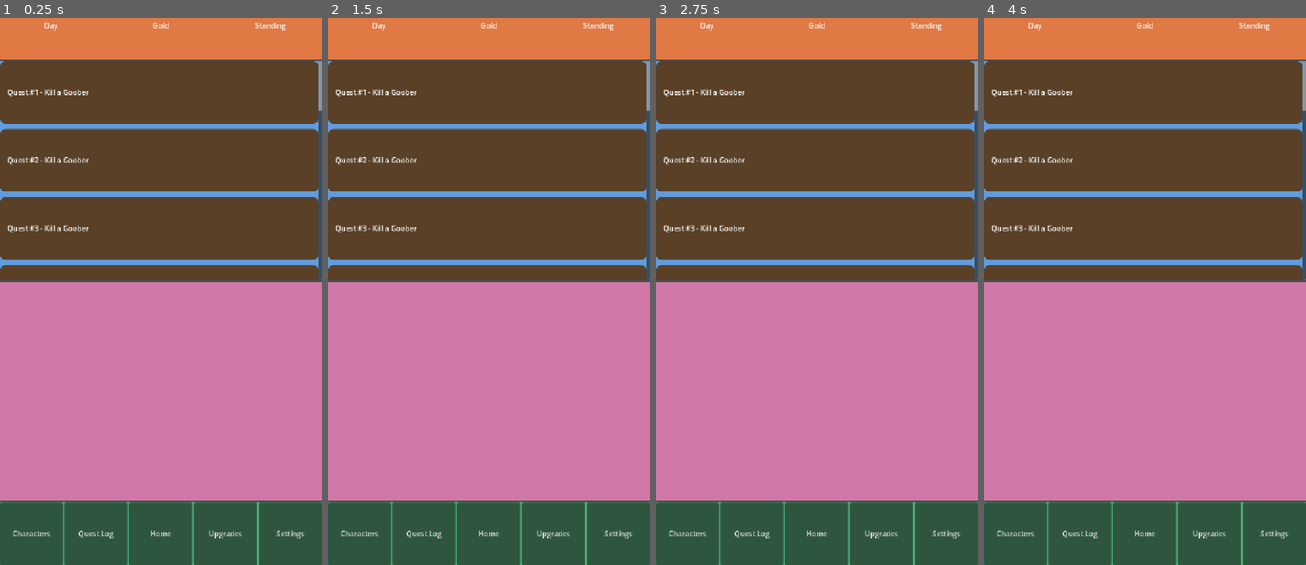
Above: before the commit, frames 1-4 (left to right).
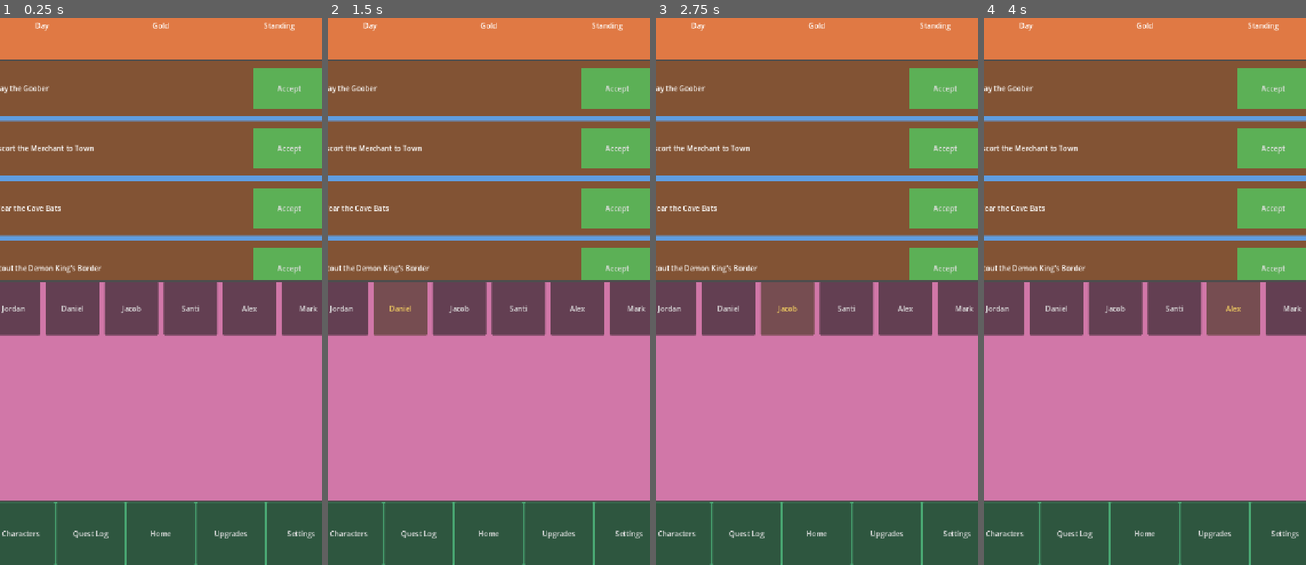
Above: after the commit, the same moments.

Repository: ActuallySanta/Fantasy-Guild-Manager
Game: Godot game, scene res://Scenes/UI/home_ui_prototype.tscn
Two runs of this game, one before a commit and one after it. Both use one fixed random seed, a clock stepped at 60 frames per second and the inputs below. This scene is started directly instead of the project's main scene.
Inputs (mouse positions are in pixels of both pictures, inside the frame that each line leads up to):
- Up to frame 1 (0.25 s): no input
- Up to frame 2 (1.5 s): click (340, 307) at 0.5 s, where only the run after the commit has a clickable "Jordan"; click (398, 307) at 1.25 s, where only the run after the commit has a clickable "Daniel"
- Up to frame 3 (2.75 s): click (788, 307) at 2 s, where only the run after the commit has a clickable "Jacob"
- Up to frame 4 (4 s): click (1173, 307) at 2.75 s, where only the run after the commit has a clickable "Santi"; click (1235, 307) at 3.5 s, where only the run after the commit has a clickable "Alex"

The runs differ from the first frame. In frame 1, 50% of the frame differs, in the area x 0-100%, y 0-100%; in frame 2, 50%; in frame 3, 50%; in frame 4, 50%.

Commit message:
first iteration of being able to accept and assign characters in the UI

Diff:
--- a/Scenes/UI/home_ui_prototype.tscn
+++ b/Scenes/UI/home_ui_prototype.tscn
@@ -1,6 +1,9 @@
 [gd_scene format=3 uid="uid://dq7cb1c5woaat"]
 
-[ext_resource type="Script" uid="uid://bhe1jngvui4kr" path="res://Scripts/Test Scripts/test_quests.gd" id="1_dh3ed"]
+[ext_resource type="Script" uid="uid://cmlplktrs1fb0" path="res://Scripts/UI/quest_list.gd" id="1_prqkl"]
+[ext_resource type="PackedScene" uid="uid://cawb7mk4rfspb" path="res://Scenes/UI/quest_card.tscn" id="2_xsnmc"]
+[ext_resource type="Script" uid="uid://djvjacwit4hlu" path="res://Scripts/UI/char_roster.gd" id="3_oscj5"]
+[ext_resource type="PackedScene" uid="uid://dpm6emiryhpli" path="res://Scenes/UI/character_button.tscn" id="4_brb4x"]
 
 [sub_resource type="StyleBoxFlat" id="StyleBoxFlat_g4v7s"]
 bg_color = Color(0.87635714, 0.47655976, 0.26507115, 1)
@@ -76,7 +79,8 @@
 layout_mode = 2
 size_flags_horizontal = 3
 theme_override_constants/separation = 12
-script = ExtResource("1_dh3ed")
+script = ExtResource("1_prqkl")
+quest_card_scene = ExtResource("2_xsnmc")
 
 [node name="Roster" type="PanelContainer" parent="MarginContainer/VBoxContainer" unique_id=1362079796]
 layout_mode = 2
@@ -87,10 +91,12 @@
 layout_mode = 2
 horizontal_scroll_mode = 0
 
-[node name="CharList" type="VBoxContainer" parent="MarginContainer/VBoxContainer/Roster/RosterScroll" unique_id=160377349]
+[node name="CharList" type="HBoxContainer" parent="MarginContainer/VBoxContainer/Roster/RosterScroll" unique_id=699248054]
 layout_mode = 2
 size_flags_horizontal = 3
 theme_override_constants/separation = 12
+script = ExtResource("3_oscj5")
+character_button_scene = ExtResource("4_brb4x")
 
 [node name="NavBar" type="PanelContainer" parent="MarginContainer/VBoxContainer" unique_id=529664223]
 custom_minimum_size = Vector2(0, 140)
--- a/Scenes/UI/quest_card.tscn
+++ b/Scenes/UI/quest_card.tscn
@@ -1,6 +1,7 @@
 [gd_scene format=3 uid="uid://cawb7mk4rfspb"]
 
 [ext_resource type="Script" uid="uid://xg2v4wui5u2f" path="res://Scripts/UI/quest_card.gd" id="1_2l84y"]
+[ext_resource type="PackedScene" uid="uid://dg4nof6agukj8" path="res://Scenes/UI/character_slot.tscn" id="2_en17o"]
 
 [sub_resource type="StyleBoxFlat" id="StyleBoxFlat_g4v7s"]
 content_margin_left = 16.0
@@ -24,6 +25,7 @@
 size_flags_horizontal = 3
 theme_override_styles/panel = SubResource("StyleBoxFlat_g4v7s")
 script = ExtResource("1_2l84y")
+slot_scene = ExtResource("2_en17o")
 
 [node name="Columns" type="VBoxContainer" parent="." unique_id=176634260]
 layout_mode = 2
--- a/Scripts/UI/char_roster.gd
+++ b/Scripts/UI/char_roster.gd
@@ -1,11 +1,25 @@
-extends Node
-
+# fills the roster with buttons that act as character
+extends HBoxContainer
+@export var character_button_scene: PackedScene
 
 # Called when the node enters the scene tree for the first time.
 func _ready() -> void:
-	pass # Replace with function body.
+	if character_button_scene == null:
+		push_error("Roster: drag character_button.tscn into Character Button Scene in the Inspector.")
+		return
 
+	for character in _get_characters():
+		var button: CharacterButton = character_button_scene.instantiate()
+		add_child(button)	# add first
+		button.setup(character)		# fill data
 
-# Called every frame. 'delta' is the elapsed time since the previous frame.
-func _process(delta: float) -> void:
-	pass
+# placeholder character info
+func _get_characters() -> Array:
+	return [
+		{"name": "Jordan"},
+		{"name": "Daniel"},
+		{"name": "Jacob"},
+		{"name": "Santi"},
+		{"name": "Alex"},
+		{"name": "Mark"},
+	]
--- a/Scripts/UI/character_button.gd
+++ b/Scripts/UI/character_button.gd
@@ -1,11 +1,48 @@
+# single character thats in roster, player can either
+# drag or click to assign them to a quest
+class_name CharacterButton
 extends Button
 
+# variable to remember selected character
+# make sure its shared by every character button with static
+static var selected: CharacterButton = null
+
+# character data
+var character
 
 # Called when the node enters the scene tree for the first time.
 func _ready() -> void:
-	pass # Replace with function body.
+	pressed.connect(_on_pressed)
 
+# called by roster.gd after button is added to scene
+# fills in button with character data
+func setup(data) -> void:
+	character = data
+	text = str(character.get("name"))
 
-# Called every frame. 'delta' is the elapsed time since the previous frame.
-func _process(delta: float) -> void:
-	pass
+# Runs when player taps this character
+func _on_pressed() -> void:
+	if selected == self:
+		clear_selection()
+	else:
+		_select(self)
+
+# highlights button and remembers it as a selected one
+static func _select(button: CharacterButton) -> void:
+	clear_selection()
+	selected = button
+	selected.modulate = Color(1.0, 0.85, 0.4)
+
+# function to remove the highlights and clear selection
+static func clear_selection() -> void:
+	if selected and is_instance_valid(selected):
+		selected.modulate = Color.WHITE
+	selected = null
+
+# function calls when a player starts to drag this button
+func _get_drag_data(_at_position: Vector2) -> Variant:
+	var preview := Label.new()
+	preview.text = text
+	set_drag_preview(preview)
+	# if we use "type" it lets us reject anything that isnt a characcter
+	return {"type": "character", "character": character}
--- a/Scripts/UI/character_slot.gd
+++ b/Scripts/UI/character_slot.gd
@@ -1,11 +1,50 @@
+# creates the slot on the quest to add a character
+class_name CharacterSlot
 extends Button
 
+# send signal whenever slot changes
+signal changed(slot: CharacterSlot)
+
+# text for empty slot
+const EMPTY_TEXT = "+"
+
+# character currently in slot
+var character = null
 
 # Called when the node enters the scene tree for the first time.
 func _ready() -> void:
-	pass # Replace with function body.
+	# tag every slot so we can find them all later
+	add_to_group("character_slots")
+	pressed.connect(_on_pressed)
+
+# Runs when a player taps or clicks slot
+func _on_pressed() -> void:
+	if CharacterButton.selected:
+		# Assign selected character from roster here
+		assign(CharacterButton.selected.character)
+		CharacterButton.clear_selection()
+	elif character != null:
+		# if nothing is selected but slot if filled empty it
+		assign(null)
+
+# Godot asks this while something is dragged over the slot.
+# true = "you're allowed to drop that here."
+func _can_drop_data(_at_position: Vector2, data: Variant) -> bool:
+	return data is Dictionary and data.get("type") == "character"
 
 
-# Called every frame. 'delta' is the elapsed time since the previous frame.
-func _process(delta: float) -> void:
-	pass
+# Godot calls this when a valid drag is released over the slot.
+func _drop_data(_at_position: Vector2, data: Variant) -> void:
+	assign(data["character"])
+
+# function that actaully changes whats in the slot
+func assign (new_character) -> void:
+	# make sure only one character can be in a slot at a time
+	if new_character != null:
+		for slot in get_tree().get_nodes_in_group("character_slots"):
+			if slot != self and is_same(slot.character, new_character):
+				slot.assign(null)
+
+	character = new_character
+	text = EMPTY_TEXT if character == null else str(character.get("name"))
+	changed.emit(self)
--- a/Scripts/UI/quest_card.gd
+++ b/Scripts/UI/quest_card.gd
@@ -39,7 +39,7 @@
 
 	# make a slot for each slot the quest needs
 	for i in int(quest.get("slots")):
-		var slot: CharacterSlot = slot_scene_instantiate()
+		var slot: CharacterSlot = slot_scene.instantiate()
 		_slot_row.add_child(slot)
 		slot.changed.connect(_on_slot_changed)
 		slots.append(slot)
--- a/Scripts/UI/quest_list.gd
+++ b/Scripts/UI/quest_list.gd
@@ -1,11 +1,40 @@
-extends Node
-
+# this script is what fills content with sample quest cards
+extends VBoxContainer
+@export var quest_card_scene: PackedScene
 
 # Called when the node enters the scene tree for the first time.
 func _ready() -> void:
-	pass # Replace with function body.
+	if quest_card_scene == null:
+		push_error("QuestList: drag quest card scene into inspector")
+		return
 
+	for quest in _get_quests():
+		add_quest(quest)
 
-# Called every frame. 'delta' is the elapsed time since the previous frame.
-func _process(delta: float) -> void:
-	pass
+# creates a quest card
+func add_quest(quest) -> QuestCard:
+	var card: QuestCard = quest_card_scene.instantiate()
+	add_child(card)		# add so nodes are ready
+	card.setup(quest)	# add data
+	card.accepted.connect(_on_quest_accepted)
+	card.party_changed.connect(_on_party_changed)
+	return card
+
+# placeholder system for quests fix later
+func _get_quests() -> Array:
+	return [
+		{"title": "Slay the Goober", "slots": 3},
+		{"title": "Escort the Merchant to Town", "slots": 2},
+		{"title": "Clear the Cave Bats", "slots": 1},
+		{"title": "Scout the Demon King's Border", "slots": 4},
+		{"title": "Find the Lost Cat", "slots": 1},
+	]
+
+# called when play accepts quest
+func _on_quest_accepted(quest) -> void:
+	print("Accepted: ", quest.get("title"))
+
+# function to get the characters on quest
+func _on_party_changed(quest, party: Array) -> void:
+	var names := party.map(func(c): return c.get("name"))
+	print(quest.get("title"), " party: ", names)
